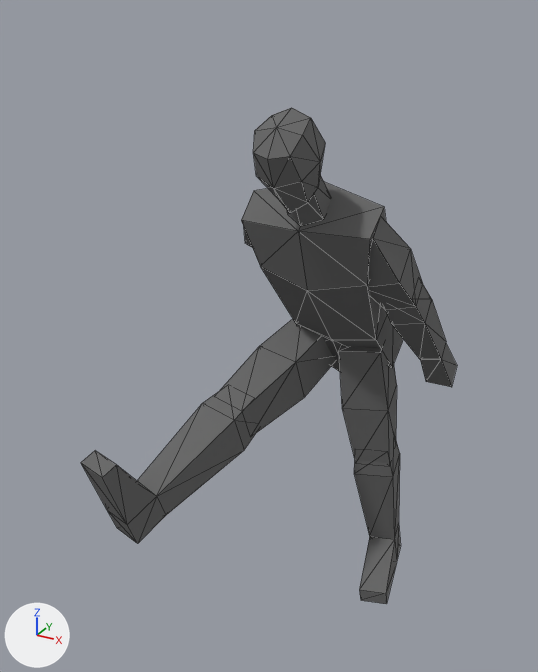
An edit to the COLLADA model Devtober 2020/Assets/Models/Animation/AnimationDAE/RunAndWalk/Running.dae, drawn before and after from the same camera.
Rendered twice from a camera (50 mm lens) standing at (0.029, -0.0628, 0.0602) and looking at (-0.0036, -0.0035, 0.0305). The axes (+X, +Y, +Z) are drawn at lower left. The lights are the same throughout. Mesh edges are drawn as thin lines.

Objects in the first picture: 'Butt', 'Chest', 'Hand_R', 'Head', 'Lower_Left_Leg', 'Lower_Right_Arm1', 'Lower_Right_Leg', 'Neck', 'Upper_Left_Leg', 'Upper_Right_Arm', 'Upper_Right_Leg'.
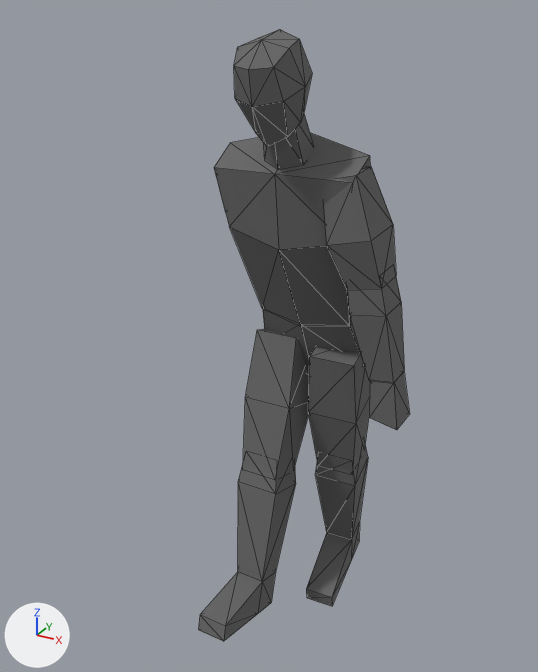
Changed parts and their boxes (x1, y1, x2, y2) in the pictures (538 x 672 px):
```json
{"object": "Chest", "change": "moved, turned", "before": [241, 182, 387, 341], "after": [214, 133, 370, 327]}
{"object": "Lower_Left_Leg", "change": "moved, turned", "before": [81, 393, 255, 544], "after": [198, 465, 296, 642]}
{"object": "Head", "change": "moved, turned", "before": [253, 108, 325, 213], "after": [234, 29, 312, 147]}
{"object": "Upper_Left_Leg", "change": "moved, turned", "before": [217, 319, 335, 434], "after": [243, 329, 309, 476]}
{"object": "Lower_Right_Leg", "change": "moved, turned", "before": [354, 440, 401, 604], "after": [306, 445, 368, 606]}
{"object": "Upper_Right_Leg", "change": "moved, turned", "before": [339, 345, 397, 463], "after": [308, 347, 370, 472]}
{"object": "Upper_Right_Arm", "change": "moved, turned", "before": [369, 218, 423, 309], "after": [324, 166, 396, 290]}
{"object": "Lower_Right_Arm1", "change": "moved, turned", "before": [385, 285, 446, 360], "after": [347, 276, 404, 383]}
{"object": "Butt", "change": "moved, turned", "before": [296, 314, 403, 372], "after": [263, 309, 365, 375]}
{"object": "Hand_R", "change": "moved, turned", "before": [420, 343, 457, 387], "after": [369, 372, 409, 430]}
```

The change, as JSON lines over the scene's bpy script:
```json
{"op": "set", "path": "ob_chest.location", "old": "(0.0, 0.0028, 0.0359)", "new": "(0.0, -0.0031, 0.0404)"}
{"op": "set", "path": "ob_chest.rotation_euler", "old": "(-0.594, 0.0, 3.142)", "new": "(-0.385, 0.0, 3.142)", "note": "degrees (-34, 0, 180) -> degrees (-22, 0, 180)"}
{"op": "set", "path": "ob_butt.location", "old": "(0.0, 0.0095, 0.026)", "new": "(0.0, 0.0014, 0.0293)"}
{"op": "set", "path": "ob_butt.rotation_euler", "old": "(-0.594, 0.0, 3.142)", "new": "(-0.385, 0.0, 3.142)", "note": "degrees (-34, 0, 180) -> degrees (-22, 0, 180)"}
{"op": "set", "path": "ob_head.location", "old": "(0.0, -0.0066, 0.0489)", "new": "(0.0, -0.0096, 0.0551)"}
{"op": "set", "path": "ob_head.rotation_euler", "old": "(0.594, 0.0, 0.0)", "new": "(0.385, 0.0, 0.0)", "note": "degrees (34, 0, 0) -> degrees (22, 0, 0)"}
{"op": "set", "path": "ob_hand_r.location", "old": "(-0.0006, 0.0244, 0.0002)", "new": "(-0.0022, -0.0009, -0.0009)"}
{"op": "set", "path": "ob_hand_r.rotation_euler", "old": "(0.564, -0.0379, 0.0829)", "new": "(0.101, 0.0601, -0.063)", "note": "degrees (32, -2.2, 4.7) -> degrees (5.8, 3.4, -3.6)"}
{"op": "set", "path": "ob_lower_right_arm1.location", "old": "(-0.0006, 0.0244, 0.0002)", "new": "(-0.0022, -0.0009, -0.0009)"}
{"op": "set", "path": "ob_lower_right_arm1.rotation_euler", "old": "(0.564, -0.0379, 0.0829)", "new": "(0.101, 0.0601, -0.063)", "note": "degrees (32, -2.2, 4.7) -> degrees (5.8, 3.4, -3.6)"}
{"op": "set", "path": "ob_upper_right_arm.location", "old": "(-0.0006, 0.0244, 0.0002)", "new": "(-0.0022, -0.0009, -0.0009)"}
{"op": "set", "path": "ob_upper_right_arm.rotation_euler", "old": "(0.564, -0.0379, 0.0829)", "new": "(0.101, 0.0601, -0.063)", "note": "degrees (32, -2.2, 4.7) -> degrees (5.8, 3.4, -3.6)"}
{"op": "set", "path": "ob_upper_right_leg.location", "old": "(0.0027, 0.0091, -0.0029)", "new": "(-0.0013, 0.0045, 0.0003)"}
{"op": "set", "path": "ob_upper_right_leg.rotation_euler", "old": "(0.0927, -0.119, 0.172)", "new": "(0.211, 0.0274, 0.084)", "note": "degrees (5.3, -6.8, 10) -> degrees (12, 1.6, 4.8)"}
{"op": "set", "path": "ob_lower_right_leg.location", "old": "(0.0027, 0.0091, -0.0029)", "new": "(-0.0013, 0.0045, 0.0003)"}
{"op": "set", "path": "ob_lower_right_leg.rotation_euler", "old": "(0.0927, -0.119, 0.172)", "new": "(0.211, 0.0274, 0.084)", "note": "degrees (5.3, -6.8, 10) -> degrees (12, 1.6, 4.8)"}
{"op": "set", "path": "ob_upper_left_leg.location", "old": "(-0.007, -0.0209, 0.0165)", "new": "(0.0002, -0.0089, 0.0007)"}
{"op": "set", "path": "ob_upper_left_leg.rotation_euler", "old": "(-1.224, 0.0452, -0.234)", "new": "(-0.276, -0.016, -0.0267)", "note": "degrees (-70, 2.6, -13) -> degrees (-16, -0.9, -1.5)"}
{"op": "set", "path": "ob_lower_left_leg.location", "old": "(-0.007, -0.0209, 0.0165)", "new": "(0.0002, -0.0089, 0.0007)"}
{"op": "set", "path": "ob_lower_left_leg.rotation_euler", "old": "(-1.224, 0.0452, -0.234)", "new": "(-0.276, -0.016, -0.0267)", "note": "degrees (-70, 2.6, -13) -> degrees (-16, -0.9, -1.5)"}
```
